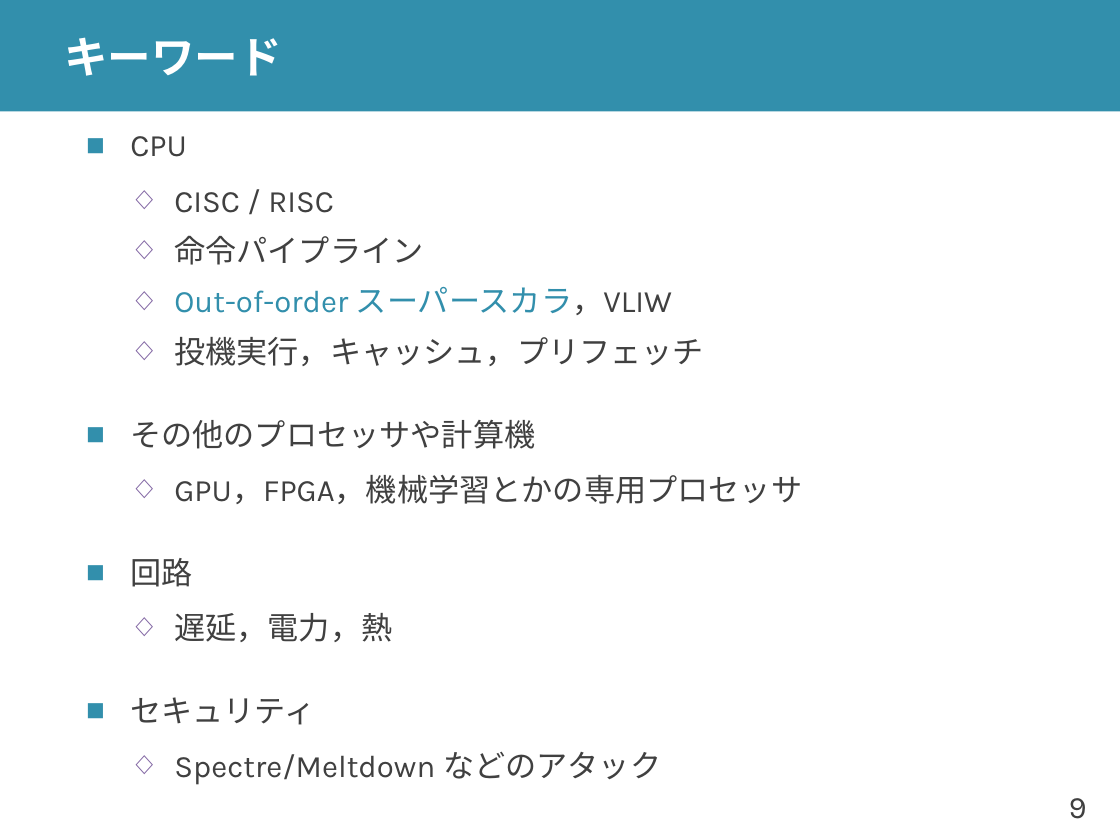
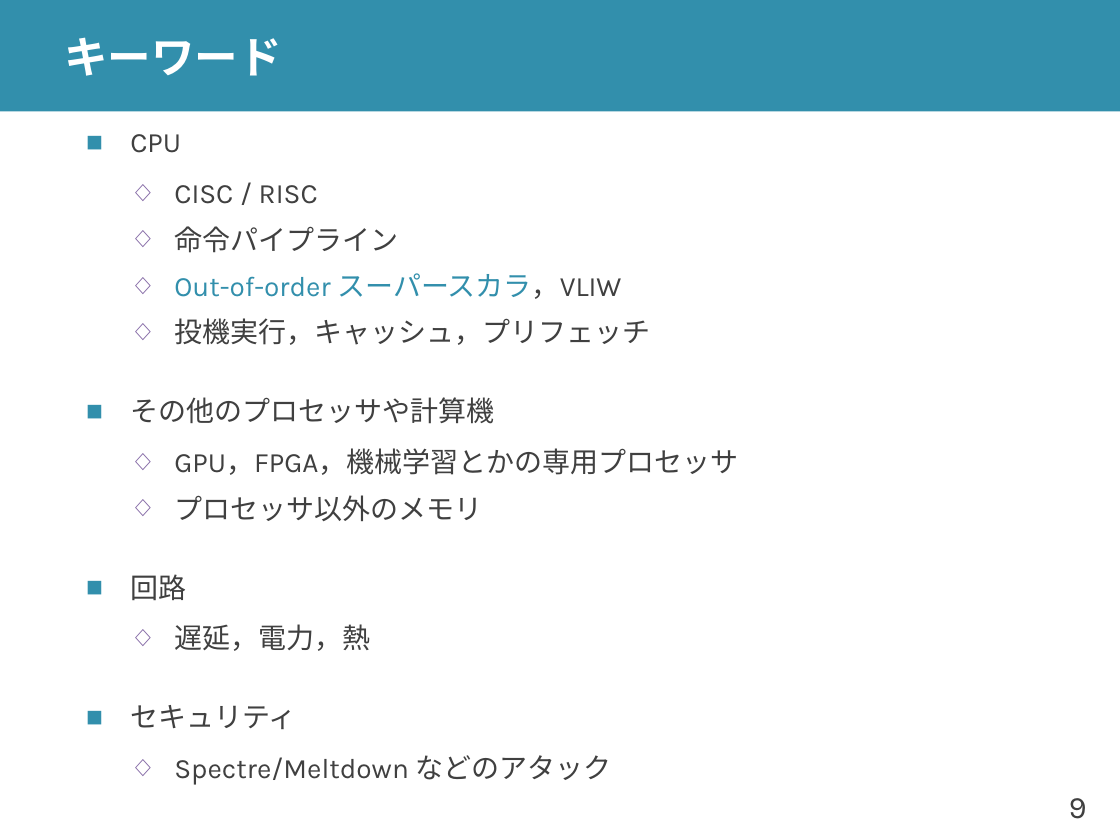
Before and after one commit to shioyadan/advanced-computer-organization, a slide deck: slide 9 of aco-shioya-00.pptx. Drawn at 1120x840 pixels with LibreOffice and Linux fonts; fonts in the diff are those of the drawing. Boxes give left, top, right and bottom in pixels: in the first picture for what was removed or moved away, otherwise in the second. Text is boxed around its words. In the diff, an @@ line names an element or a change of style, - is before the commit and + after.

Commit message:
2022年度イントロ回分を更新

```diff
--- a/aco-shioya-00.pptx
+++ b/aco-shioya-00.pptx
@@ text at [130, 134, 738, 785]: size 20 to 18 pt @@
@@ text at [174, 495, 482, 521]: paragraph added @@
+  ◇ プロセッサ以外のメモリ
```
Also in this commit, not shown: 8 other slides changed, 2 slides added, 1 other file.
